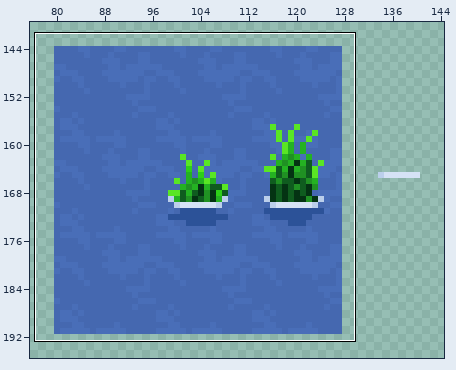
A pixel-art file gets an edit: src/concept/sprite/watr.aseprite. The first picture is a wide view before the edit; the outline marks the close-up.
Close-up. The starting point:
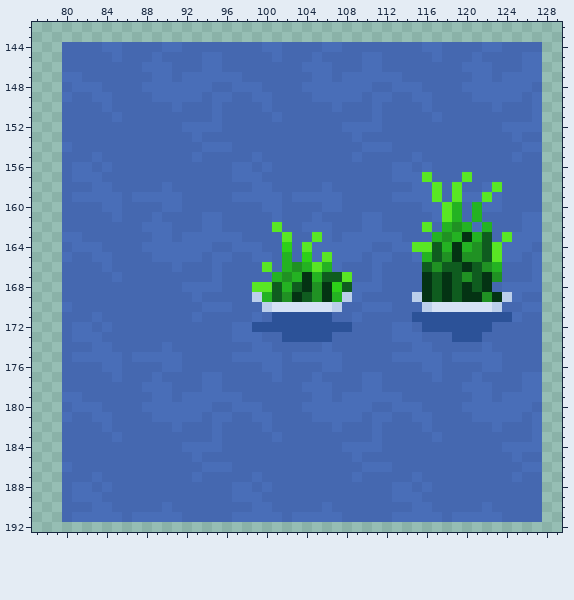
256x256 pixels, 1 frame. Colours within 5 levels of each other are drawn and written as one. Shown: x 77..129, y 142..192. The wide view leaves out empty margins.
Now the later version:
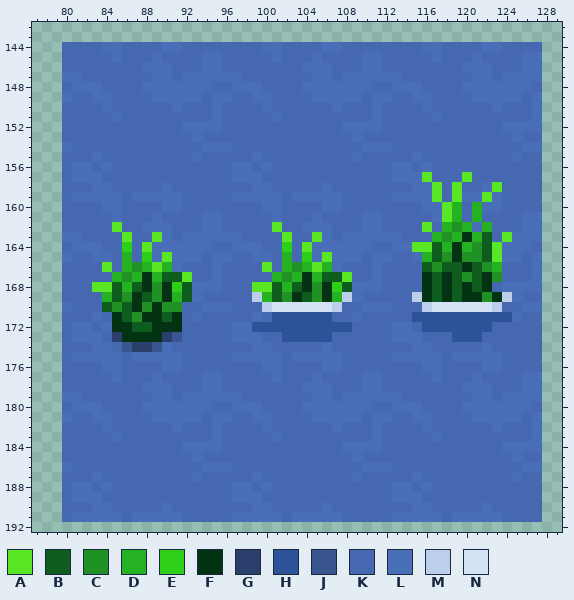
Palette (. is transparent): A #59e624  B #0f5c1f  C #209123  D #24b222  E #2dcf18  F #043313  G #2a3f6b  H #2c5298  J #395691  K #4568b0  L #496eb8  M #bbcfeb  N #d5e2f5
Change:
{"change": "layer \"Layer 4\" added"}
{"where": "layer \"Layer 4\""}
{"y":162,"x":85,"old":"K","new":"A"}
{"y":163,"x":86,"old":"K","new":"A"}
{"y":163,"x":89,"old":"L","new":"A"}
{"y":164,"x":86,"old":"K","new":"E"}
{"y":164,"x":88,"old":"L","new":"A"}
{"y":165,"x":86,"old":"K","new":"D"}
{"y":165,"x":88,"old":"K","new":"E"}
{"y":165,"x":90,"old":"L","new":"A"}
{"y":166,"x":84,"old":"L","new":"A"}
{"y":166,"x":86,"old":"KKKKK","new":"DCDAD"}
{"y":167,"x":85,"old":"LKKKKKKK","new":"DCDFDBBA"}
{"y":168,"x":83,"old":"KKKKKKKKKL","new":"AABDBFCFEB"}
{"y":169,"x":84,"old":"KKKKKKKKK","new":"DBCFBCFDB"}
{"y":170,"x":84,"old":"KKKKKKKK","new":"BCBFCFCC"}
{"y":171,"x":85,"old":"KKKKKKK","new":"FBCFFBF"}
{"y":172,"x":85,"old":"KKKKKKK","new":"FFBBFFF"}
{"y":173,"x":85,"old":"KKKKKKK","new":"GFFFFGJ"}
{"y":174,"x":86,"old":"KKKK","new":"JGGJ"}
{"label":"changed","picture_box":[92,222,192,352]}
